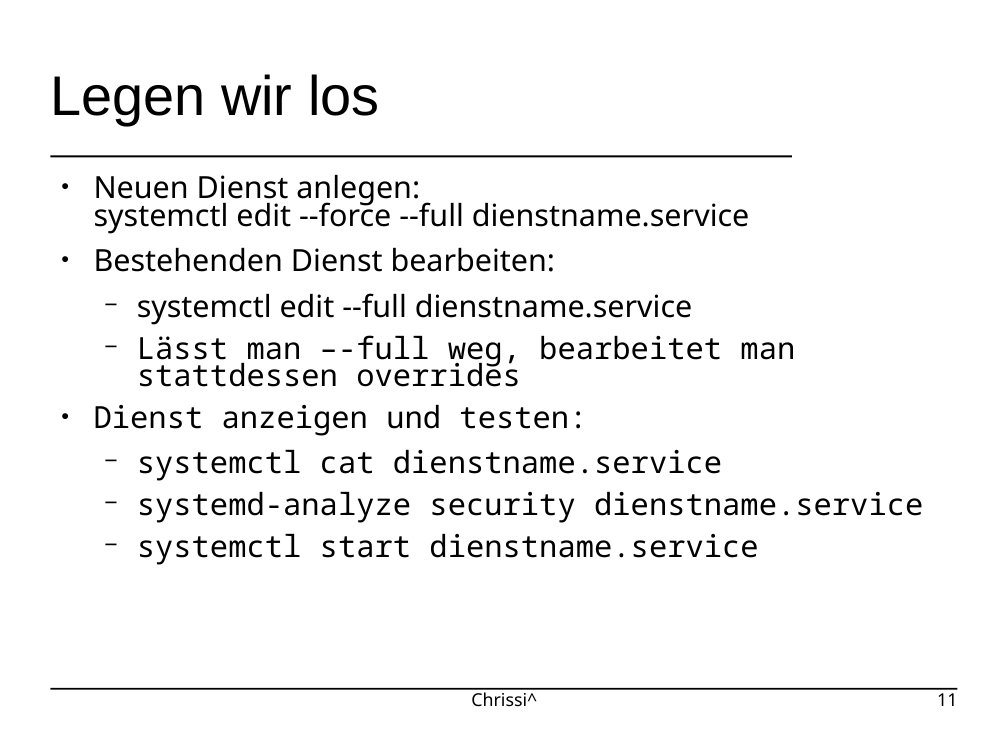
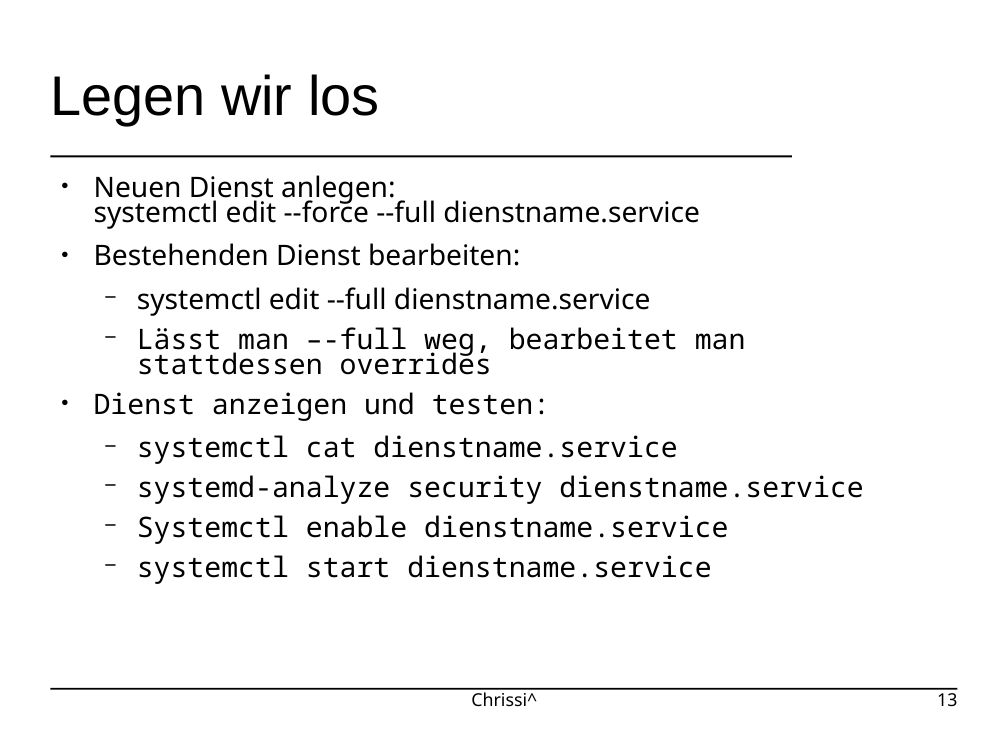
Before and after one commit to johannesst/systemd-workshop-gpn23, a slide deck: slide 13 of slides.odp (slide 11 before the commit). Drawn at 1008x756 pixels with LibreOffice and Linux fonts; fonts in the diff are those of the drawing; background and template pictures are left out. Boxes give left, top, right and bottom in pixels: in the first picture for what was removed or moved away, otherwise in the second. Text is boxed around its words. In the diff, an @@ line names an element or a change of style, - is before the commit and + after.

```diff
--- a/slides.odp
+++ b/slides.odp
@@ text at [94, 175, 863, 584]: size 24 to 22.2 pt @@
@@ text at [137, 515, 728, 544]: paragraph added @@
+  − Systemctl enable dienstname.service
@@ page number at [937, 689, 957, 707]: text changed @@
-11
+13
```
Also in this commit, not shown: 15 other slides changed, 3 slides added, 3 other files.
